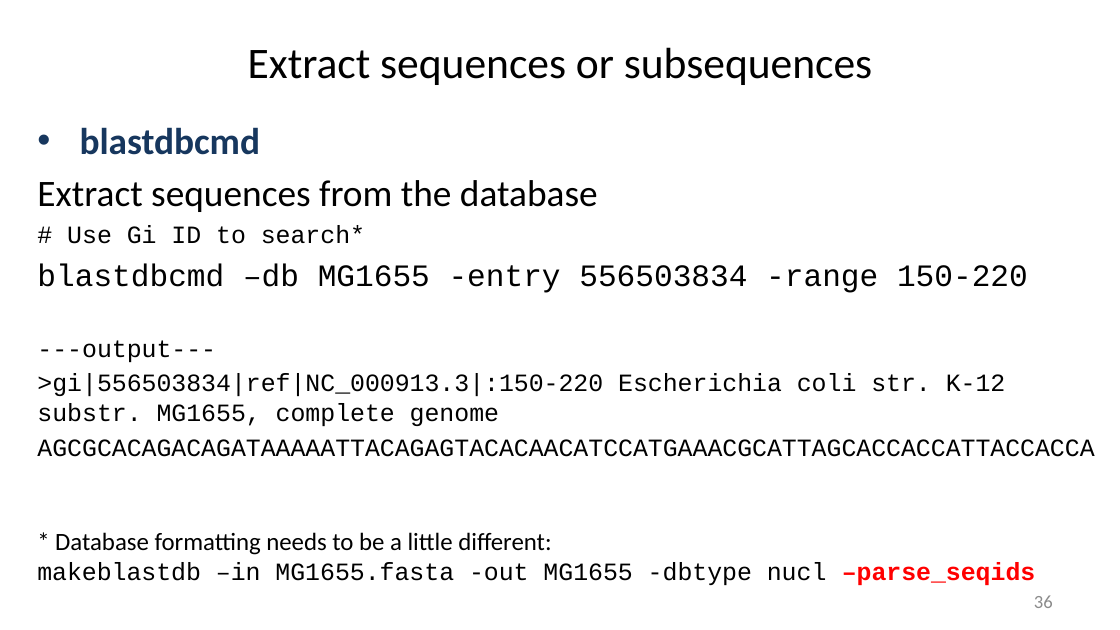
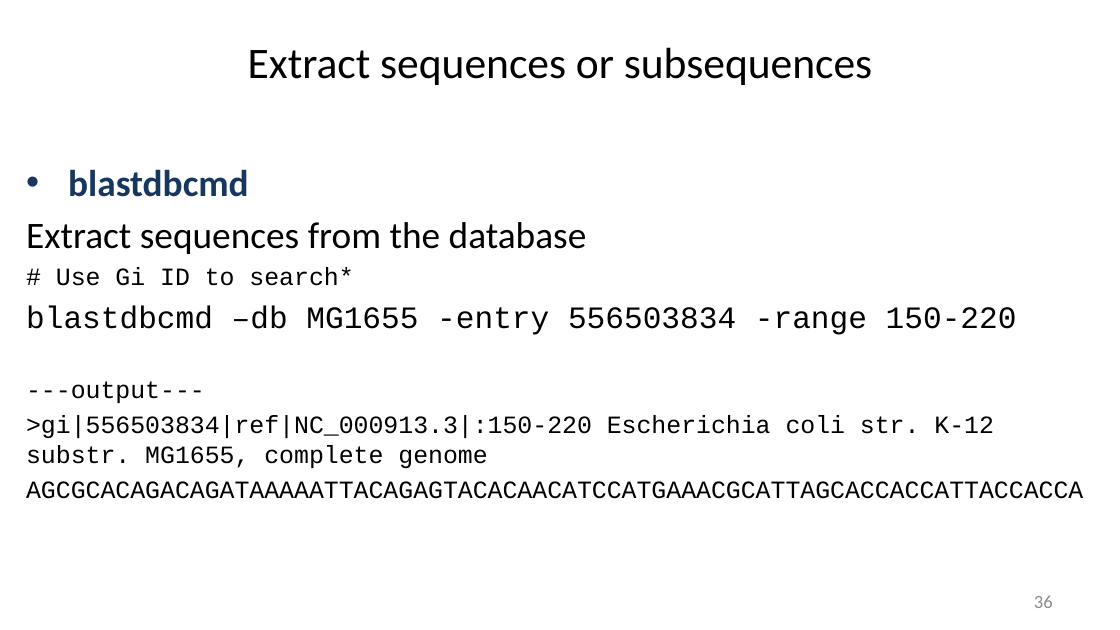
Before and after one commit to liu3zhenlab/teaching, a slide deck: slide 36 of PLPTH813Bioinformatis/2025/1_lecture/lecture04_alignment_I.pptx. Drawn at 1120x630 pixels with LibreOffice and Linux fonts; fonts in the diff are those of the drawing. Boxes give left, top, right and bottom in pixels: in the first picture for what was removed or moved away, otherwise in the second. Text is boxed around its words. In the diff, an @@ line names an element or a change of style, - is before the commit and + after.

```diff
--- a/PLPTH813Bioinformatis/2025/1_lecture/lecture04_alignment_I.pptx
+++ b/PLPTH813Bioinformatis/2025/1_lecture/lecture04_alignment_I.pptx
@@ text "blastdbcmd": place and size @@
-text "blastdbcmd" at (37, 127, 1028, 426)
+text "blastdbcmd" at (26, 169, 1017, 468)
@@ text removed at (37, 532, 1036, 585) @@
-* Database formatting needs to be a little different:
-makeblastdb –in MG1655.fasta -out MG1655 -dbtype nucl –parse_seqids
```
Also in this commit, not shown: 4 other slides changed.
